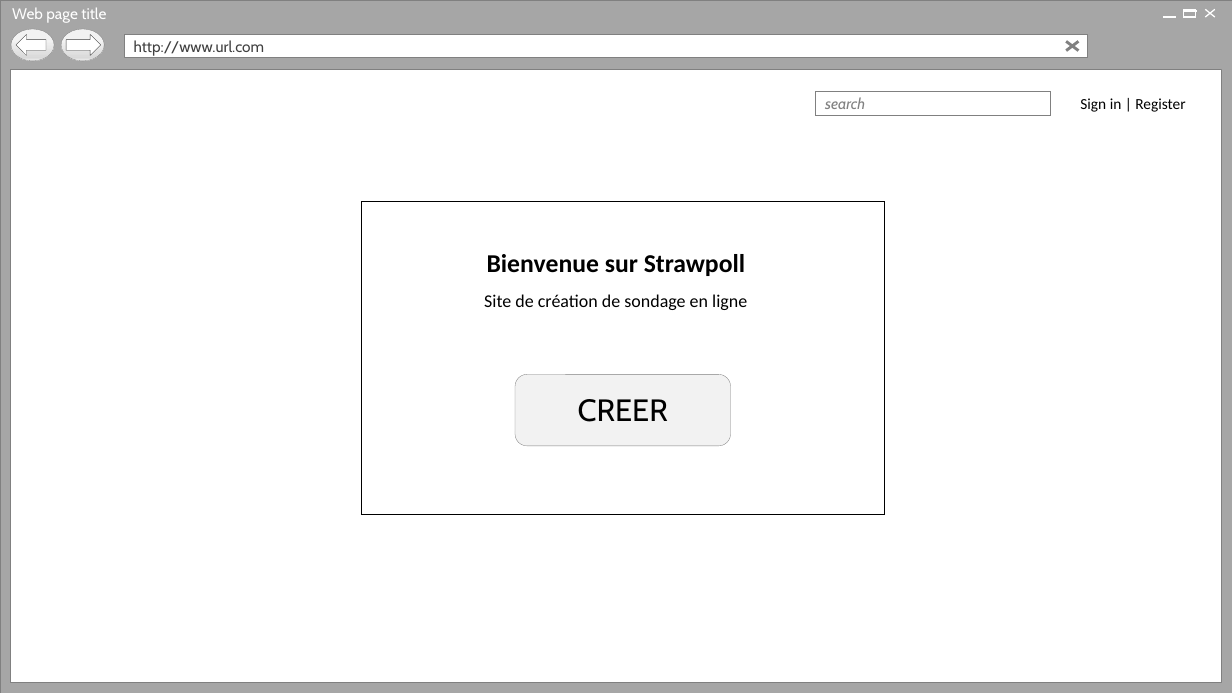
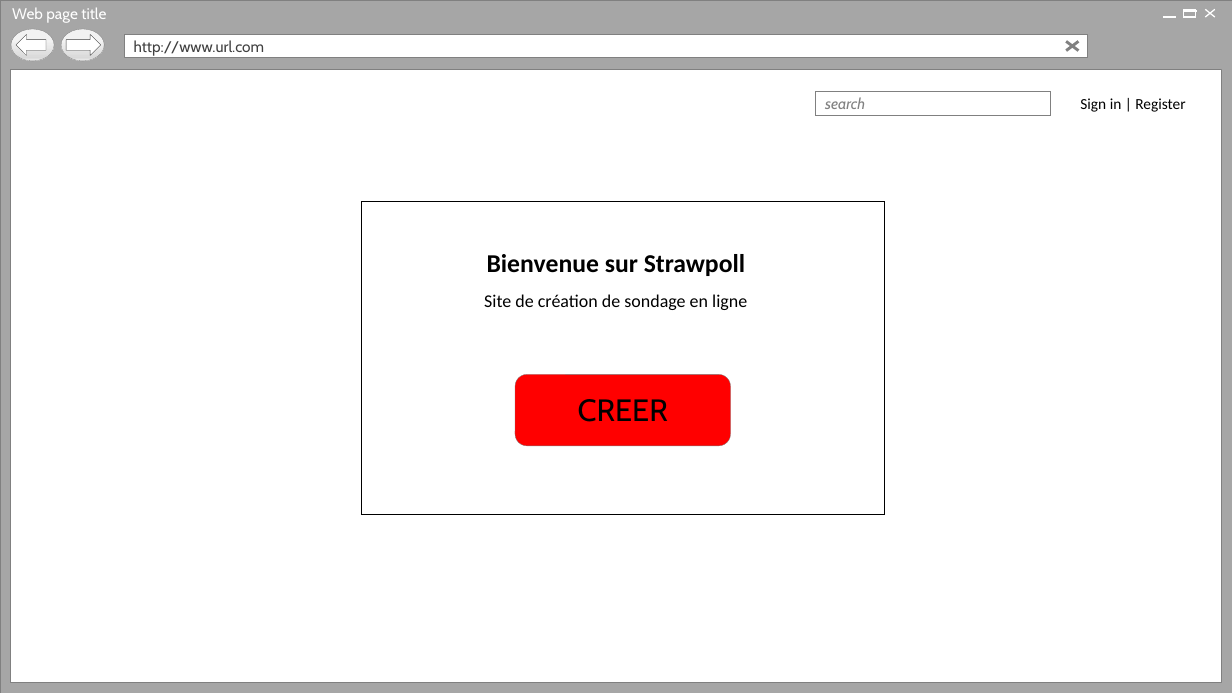
Before and after one commit to Holyz1988/PROJET1-ASP.NET, a slide deck: slide 1 of Page d’acceuil.pptx. Drawn at 1232x693 pixels with LibreOffice and Linux fonts; fonts in the diff are those of the drawing; background and template pictures are left out. Boxes give left, top, right and bottom in pixels: in the first picture for what was removed or moved away, otherwise in the second. Text is boxed around its words. In the diff, an @@ line names an element or a change of style, - is before the commit and + after.

```diff
--- a/Page d’acceuil.pptx
+++ b/Page d’acceuil.pptx
@@ rounded rectangle "CREER" at (515,374,730,445): fill #F2F2F2 to #FF0000 @@
```
Also in this commit, not shown: 13 other slides changed, 1 slide added, 1 slide removed.
